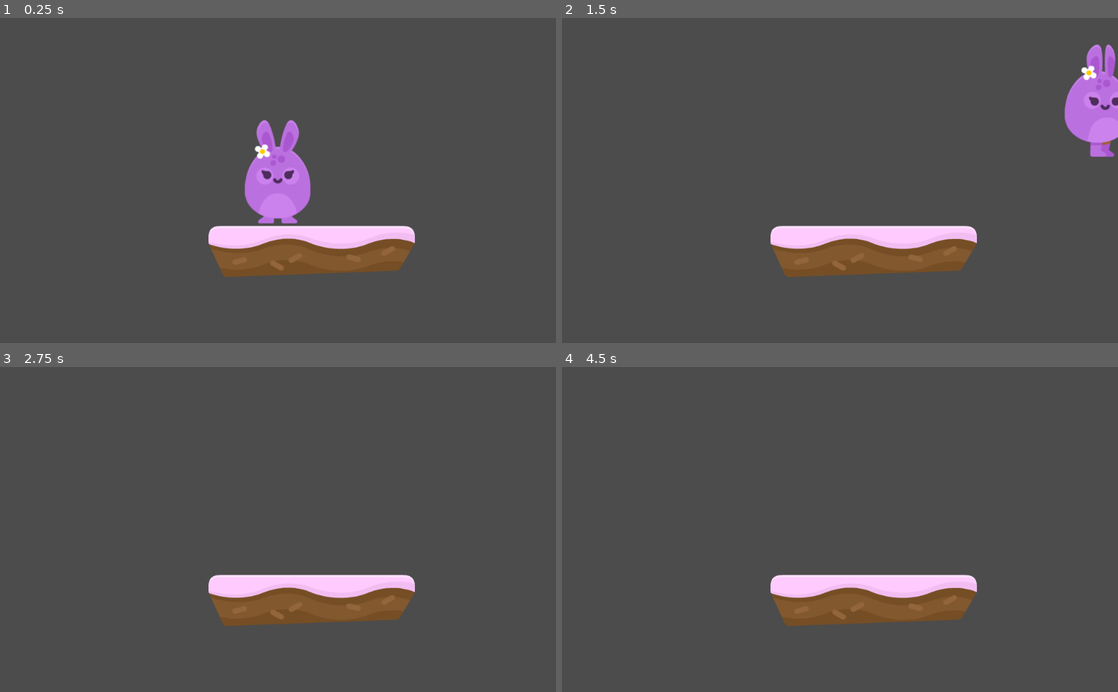
Above: before the commit, frames 1-4 (two rows, left to right).
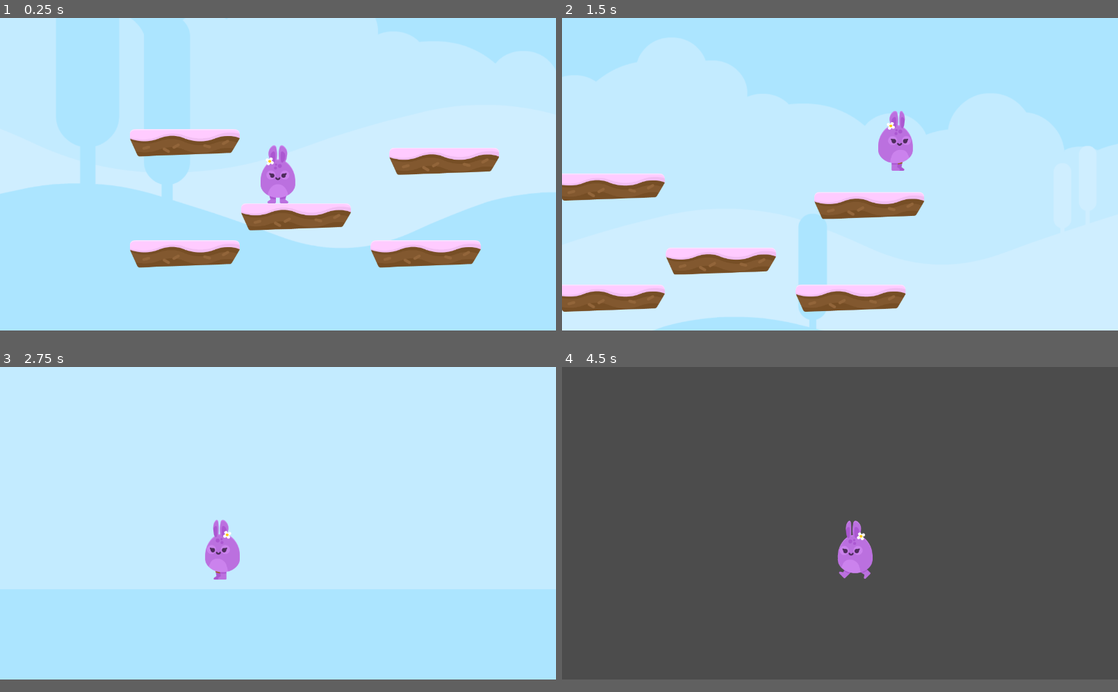
Above: after the commit, the same moments.

Repository: DiscoveringGodot/3_Hoppy_Days
Game: Godot game, scene res://Level 1.tscn
Two runs of this game, one before a commit and one after it. Both use one fixed random seed, a clock stepped at 60 frames per second and the inputs below.
Inputs:
- Up to frame 1 (0.25 s): no input
- Up to frame 2 (1.5 s): hold Right (ui_right) from 0.53 s (still down); tap Up (ui_up) at 0.77 s
- Up to frame 3 (2.75 s): tap Up (ui_up) at 1.52 s; release Right (ui_right) at 2.03 s; hold Left (ui_left) from 2.03 s (still down)
- Up to frame 4 (4.5 s): release Left (ui_left) at 2.78 s; hold Right (ui_right) 2.78-4.28 s; tap Up (ui_up) at 3.02, 3.77 s; tap Enter at 4.25 s; hold Left (ui_left) from 4.28 s (still down)
The window is 800x468 before the commit and 800x450 after it. Grey fills any space a smaller window leaves; there, only what the larger window draws over its background counts as a difference.

The runs differ from the first frame. In frame 1, 95% of the frame differs, in the area x 0-100%, y 0-97%; in frame 2, 96%; in frame 3, 96%; in frame 4, 6.0%.

Commit message:
Added camera scene with parallax background

Diff:
--- /dev/null
+++ b/Camera2D.tscn
@@ -0,0 +1,105 @@
+[gd_scene load_steps=5 format=2]
+
+[ext_resource path="res://gfx/PNG/Background/bg_layer1.png" type="Texture" id=1]
+[ext_resource path="res://gfx/PNG/Background/bg_layer2.png" type="Texture" id=2]
+[ext_resource path="res://gfx/PNG/Background/bg_layer3.png" type="Texture" id=3]
+[ext_resource path="res://gfx/PNG/Background/bg_layer4.png" type="Texture" id=4]
+
+[node name="Camera2D" type="Camera2D" index="0"]
+
+anchor_mode = 1
+rotating = false
+current = true
+zoom = Vector2( 1.5, 1.5 )
+limit_left = -10000000
+limit_top = -10000000
+limit_right = 10000000
+limit_bottom = 10000000
+limit_smoothed = false
+drag_margin_h_enabled = true
+drag_margin_v_enabled = true
+smoothing_enabled = false
+smoothing_speed = 5.0
+offset_v = 0.0
+offset_h = 0.0
+drag_margin_left = 0.2
+drag_margin_top = 0.2
+drag_margin_right = 0.2
+drag_margin_bottom = 0.2
+editor_draw_screen = true
+editor_draw_limits = false
+editor_draw_drag_margin = false
+
+[node name="ParallaxBackground" type="ParallaxBackground" parent="." index="0"]
+
+layer = -1
+offset = Vector2( 0, 0 )
+rotation = 0.0
+scale = Vector2( 1.25, 1.25 )
+transform = Transform2D( 1.25, 0, 0, 1.25, 0, 0 )
+scroll_offset = Vector2( 0, 0 )
+scroll_base_offset = Vector2( 0, 0 )
+scroll_base_scale = Vector2( 1, 1 )
+scroll_limit_begin = Vector2( 0, 0 )
+scroll_limit_end = Vector2( 0, 0 )
+scroll_ignore_camera_zoom = true
+_sections_unfolded = [ "Scroll" ]
+
+[node name="ParallaxLayer1" type="ParallaxLayer" parent="ParallaxBackground" index="0"]
+
+editor/display_folded = true
+motion_scale = Vector2( 0.5, 0.5 )
+motion_offset = Vector2( 0, 0 )
+motion_mirroring = Vector2( 2048, 0 )
+_sections_unfolded = [ "Motion", "Transform" ]
+
+[node name="Sprite" type="Sprite" parent="ParallaxBackground/ParallaxLayer1" index="0"]
+
+texture = ExtResource( 1 )
+
+[node name="ParallaxLayer2" type="ParallaxLayer" parent="ParallaxBackground" index="1"]
+
+editor/display_folded = true
+motion_scale = Vector2( 0.75, 0.75 )
+motion_offset = Vector2( 0, 0 )
+motion_mirroring = Vector2( 2048, 0 )
+_sections_unfolded = [ "Motion", "Transform" ]
+__meta__ = {
+"_edit_group_": true
+}
+
+[node name="Sprite" type="Sprite" parent="ParallaxBackground/ParallaxLayer2" index="0"]
+
+texture = ExtResource( 2 )
+_sections_unfolded = [ "Animation" ]
+
+[node name="ParallaxLayer3" type="ParallaxLayer" parent="ParallaxBackground" index="2"]
+
+editor/display_folded = true
+motion_scale = Vector2( 1.25, 1.25 )
+motion_offset = Vector2( 0, 0 )
+motion_mirroring = Vector2( 2048, 0 )
+_sections_unfolded = [ "Motion", "Transform" ]
+__meta__ = {
+"_edit_group_": true
+}
+
+[node name="Sprite" type="Sprite" parent="ParallaxBackground/ParallaxLayer3" index="0"]
+
+texture = ExtResource( 3 )
+_sections_unfolded = [ "Animation" ]
+
+[node name="ParallaxLayer4" type="ParallaxLayer" parent="ParallaxBackground" index="3"]
+
+motion_scale = Vector2( 1.5, 1.5 )
+motion_offset = Vector2( 0, 0 )
+motion_mirroring = Vector2( 2048, 0 )
+_sections_unfolded = [ "Motion", "Transform" ]
+__meta__ = {
+"_edit_group_": true
+}
+
+[node name="Sprite" type="Sprite" parent="ParallaxBackground/ParallaxLayer4" index="0"]
+
+texture = ExtResource( 4 )
+_sections_unfolded = [ "Animation" ]
--- a/Level 1.tscn
+++ b/Level 1.tscn
@@ -1,20 +1,14 @@
 [gd_scene load_steps=3 format=2]
 
-[ext_resource path="res://Player.tscn" type="PackedScene" id=1]
-[ext_resource path="res://platforms.tres" type="TileSet" id=2]
+[ext_resource path="res://platforms.tres" type="TileSet" id=1]
+[ext_resource path="res://Player.tscn" type="PackedScene" id=2]
 
-[node name="Level 1" type="Node2D" index="0"]
+[node name="Level 1" type="Node2D"]
 
-[node name="Player" parent="." index="0" instance=ExtResource( 1 )]
-
-position = Vector2( 511.967, 267.647 )
-gravity = 25
-jump_height = -700
-
-[node name="TileMap" type="TileMap" parent="." index="1"]
+[node name="TileMap" type="TileMap" parent="." index="0"]
 
 mode = 0
-tile_set = ExtResource( 2 )
+tile_set = ExtResource( 1 )
 cell_size = Vector2( 64, 64 )
 cell_quadrant_size = 16
 cell_custom_transform = Transform2D( 1, 0, 0, 1, 0, 0 )
@@ -29,4 +23,10 @@
 collision_mask = 1
 occluder_light_mask = 1
 format = 1
-tile_data = PoolIntArray( 393222, 0, 0 )
+tile_data = PoolIntArray( 131072, 0, 0, 196622, 0, 0, 393222, 0, 0, 524288, 0, 0, 524301, 0, 0 )
+
+[node name="Player" parent="." index="1" instance=ExtResource( 2 )]
+
+position = Vector2( 511.967, 267.647 )
+gravity = 25
+jump_height = -900
--- a/Player.tscn
+++ b/Player.tscn
@@ -1,36 +1,36 @@
-[gd_scene load_steps=10 format=2]
+[gd_scene load_steps=11 format=2]
 
 [ext_resource path="res://scripts/Player.gd" type="Script" id=1]
-[ext_resource path="res://gfx/PNG/Players/bunny2_jump.png" type="Texture" id=2]
-[ext_resource path="res://gfx/PNG/Players/bunny2_hurt.png" type="Texture" id=3]
-[ext_resource path="res://gfx/PNG/Players/bunny2_walk1.png" type="Texture" id=4]
-[ext_resource path="res://gfx/PNG/Players/bunny2_walk2.png" type="Texture" id=5]
-[ext_resource path="res://gfx/PNG/Players/bunny2_ready.png" type="Texture" id=6]
-[ext_resource path="res://gfx/PNG/Players/bunny2_stand.png" type="Texture" id=7]
-
+[ext_resource path="res://gfx/PNG/Players/bunny2_ready.png" type="Texture" id=2]
+[ext_resource path="res://gfx/PNG/Players/bunny2_stand.png" type="Texture" id=3]
+[ext_resource path="res://gfx/PNG/Players/bunny2_jump.png" type="Texture" id=4]
+[ext_resource path="res://gfx/PNG/Players/bunny2_hurt.png" type="Texture" id=5]
+[ext_resource path="res://gfx/PNG/Players/bunny2_walk1.png" type="Texture" id=6]
+[ext_resource path="res://gfx/PNG/Players/bunny2_walk2.png" type="Texture" id=7]
+[ext_resource path="res://Camera2D.tscn" type="PackedScene" id=8]
 
 [sub_resource type="SpriteFrames" id=1]
 
 animations = [ {
-"frames": [ ExtResource( 2 ) ],
+"frames": [ ExtResource( 2 ), ExtResource( 3 ) ],
+"loop": true,
+"name": "idle",
+"speed": 2.0
+}, {
+"frames": [ ExtResource( 4 ) ],
 "loop": true,
 "name": "jump",
 "speed": 5.0
 }, {
-"frames": [ ExtResource( 3 ) ],
+"frames": [ ExtResource( 5 ) ],
 "loop": true,
 "name": "hurt",
 "speed": 5.0
 }, {
-"frames": [ ExtResource( 4 ), ExtResource( 5 ) ],
+"frames": [ ExtResource( 6 ), ExtResource( 7 ) ],
 "loop": true,
 "name": "walk",
 "speed": 5.0
-}, {
-"frames": [ ExtResource( 6 ), ExtResource( 7 ) ],
-"loop": true,
-"name": "idle",
-"speed": 2.0
 } ]
 
 [sub_resource type="CapsuleShape2D" id=2]
@@ -39,22 +39,23 @@
 radius = 60.0
 height = 47.674
 
-[node name="Player" type="KinematicBody2D" index="0"]
+[node name="Player" type="KinematicBody2D"]
 
 input_pickable = false
 collision_layer = 1
 collision_mask = 1
 collision/safe_margin = 0.001
 script = ExtResource( 1 )
-speed = 500
+speed = 700
 gravity = 50
-jump_height = 70
+jump_height = -1200
 friction = 0.25
 
 [node name="Animation" type="AnimatedSprite" parent="." index="0"]
 
 frames = SubResource( 1 )
 animation = "idle"
+frame = 1
 playing = true
 
 [node name="CollisionShape2D" type="CollisionShape2D" parent="." index="1"]
@@ -63,3 +64,5 @@
 position = Vector2( 0, 16.5 )
 shape = SubResource( 2 )
 _sections_unfolded = [ "Transform" ]
+
+[node name="Camera2D" parent="CollisionShape2D" index="0" instance=ExtResource( 8 )]
--- a/project.godot
+++ b/project.godot
@@ -14,6 +14,12 @@
 run/main_scene="res://Level 1.tscn"
 config/icon="res://icon.png"
 
+[display]
+
+window/size/width=1280
+window/size/height=720
+window/vsync/use_vsync=false
+
 [rendering]
 
 environment/default_environment="res://default_env.tres"
--- a/scripts/Player.gd
+++ b/scripts/Player.gd
@@ -2,7 +2,7 @@
 
 export var speed = 500
 export var gravity = 25
-export var jump_height = -700
+export var jump_height = -900
 var motion = Vector2()
 var up = Vector2(0,-1)
 export var friction = 0.25
